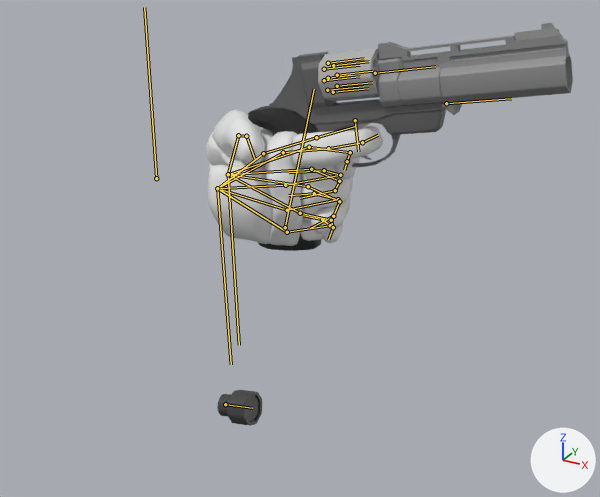
A saved change to the Blender file Project/Blend Files/Animations/Nateva.A.blend.
One viewpoint serves both versions: a 50 mm camera at (0.659, -0.812, 0.352) aimed at (0.325, -0.204, 0.048). The lights are fixed; the arrows at lower right show +X, +Y and +Z. Both versions are drawn at frame 1 of the action 'Fire'; the numbers are the values there. The bones that bend it are drawn over the model as lines.

Objects in the first picture: 'Arms', 'Nateva.001'.
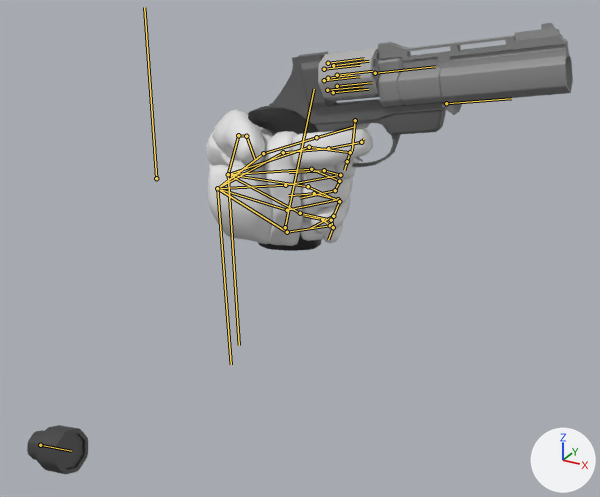
Changed parts and their boxes [x1, y1, x2, y2] in the pictures (600 x 497 px):
'Nateva.001', posed (53% wider, 12% taller)
    before: [217, 23, 573, 426]
    after: [27, 23, 573, 474]
'Arms', posed
    before: [206, 109, 383, 246]
    after: [206, 109, 374, 246]
bone 'index.1.R.002', root to tip
    before: (328, 148) to (362, 142)
    after: (328, 148) to (361, 142)
bone 'index.1.R.003', root to tip
    before: (362, 142) to (378, 135)
    after: (361, 142) to (364, 138)
bone 'Trigger', root to tip
    before: (355, 120) to (358, 151)
    after: (355, 120) to (352, 151)

The edits, one by one:
Bone 'index.1.R.002' (bone_index_1_r_002) turns from (-15, -3, -19) to (-20, -7, -27) degrees about its own x, y and z.
Bone 'index.1.R.003' (bone_index_1_r_003) turns from (-24, -10, -44) to (-27, -17, -59) degrees about its own x, y and z.
Bone 'Trigger' (bone_trigger) turns from (0, 0, 0) to (0, 0, 14) degrees about its own x, y and z.
Bone 'Cylinder' (bone_cylinder) turns from (0, 0, 0) to (0, -45, 0) degrees about its own x, y and z.
